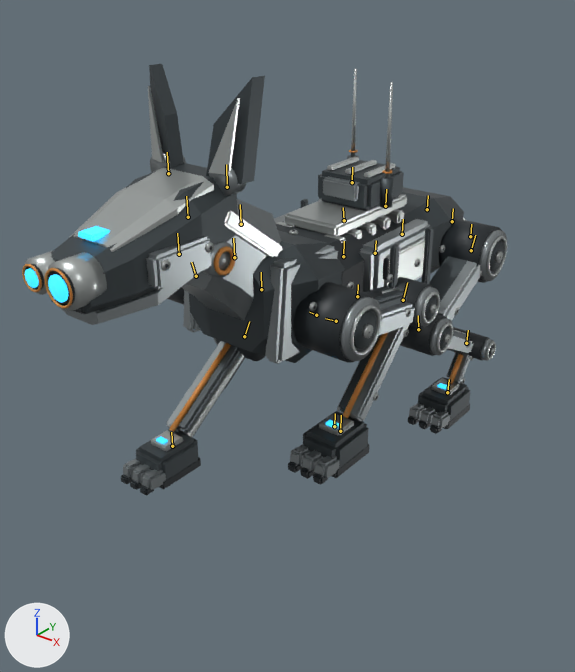
One commit to the Blender file source/blender/a6-reckon-k9.blend: the scene before it, then after it.
One viewpoint serves both versions: a 50 mm lens placed at (0.893, -1.29, 0.99), pointed at (-0.036, -0.129, 0.27). The lights are fixed; the arrows at lower left show +X, +Y and +Z. The picture after the commit comes second. Both versions are drawn at frame 57 of the action 'Run_Cycle'; the numbers are the values there. The bones that bend it are drawn over the model as lines.

Objects in the first picture: 'RECKON_SKIN'.
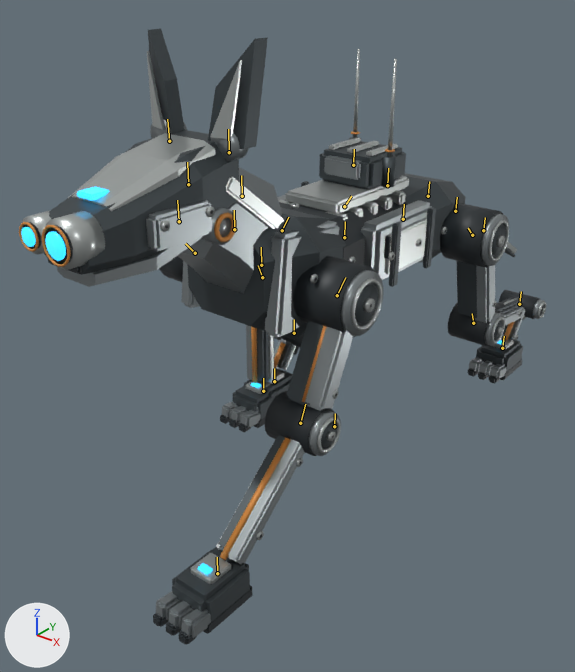
The edits, one by one:
Bone 'BODY' (bone_body) moves from (0.0, -0.121, 0.0) to (0.0, -0.085, 0.0).
Bone 'BODY' (bone_body) turns from (1, 0, 0) to (-1, 0, 0) degrees about its own x, y and z.
Bone 'EAR_R' (bone_ear_r) turns from (-2, 0, 0) to (1, 0, 0) degrees about its own x, y and z.
Bone 'UPPER_FL' (bone_upper_fl) turns from (62, 0, 0) to (-43, 0, 0) degrees about its own x, y and z.
Bone 'LOWER_FL' (bone_lower_fl) turns from (-84, 0, 0) to (18, 0, 0) degrees about its own x, y and z.
Bone 'PAW_FL' (bone_paw_fl) turns from (20, 0, 0) to (25, 0, 0) degrees about its own x, y and z.
Bone 'UPPER_FR' (bone_upper_fr) turns from (18, 0, 0) to (43, 0, 0) degrees about its own x, y and z.
Bone 'LOWER_FR' (bone_lower_fr) turns from (-48, 0, 0) to (-18, 0, 0) degrees about its own x, y and z.
Bone 'PAW_FR' (bone_paw_fr) turns from (30, 0, 0) to (-25, 0, 0) degrees about its own x, y and z.
Bone 'TAIL_1' (bone_tail_1) turns from (0, -4, 0) to (0, -8, 0) degrees about its own x, y and z.
Bone 'TAIL_2' (bone_tail_2) turns from (0, 3, 0) to (0, -9, 0) degrees about its own x, y and z.
Bone 'TAIL_3' (bone_tail_3) turns from (0, 8, 0) to (0, -6, 0) degrees about its own x, y and z.
Bone 'UPPER_HL' (bone_upper_hl) turns from (-27, 0, 0) to (50, 0, 0) degrees about its own x, y and z.
Bone 'LOWER_HL' (bone_lower_hl) turns from (36, 0, 0) to (-21, 0, 0) degrees about its own x, y and z.
Bone 'HOCK_HL' (bone_hock_hl) turns from (-10, 0, 0) to (-29, 0, 0) degrees about its own x, y and z.
Bone 'UPPER_HR' (bone_upper_hr) turns from (9, 0, 0) to (-54, 0, 0) degrees about its own x, y and z.
Bone 'LOWER_HR' (bone_lower_hr) turns from (47, 0, 0) to (12, 0, 0) degrees about its own x, y and z.
Bone 'HOCK_HR' (bone_hock_hr) turns from (-57, 0, 0) to (43, 0, 0) degrees about its own x, y and z.

Location of each change, [x1, y1, x2, y2] in pixels of the pictures (575 x 672 px):
'RECKON_SKIN', posed (9% wider, 42% taller)
    before: [22, 64, 507, 496]
    after: [19, 29, 546, 645]
bone 'BODY', root to tip
    before: (402, 234) to (403, 219)
    after: (403, 219) to (404, 204)
bone 'EAR_R', root to tip
    before: (168, 173) to (167, 152)
    after: (169, 141) to (167, 119)
bone 'UPPER_FL', root to tip
    before: (336, 321) to (325, 318)
    after: (337, 295) to (345, 277)
bone 'LOWER_FL', root to tip
    before: (403, 300) to (407, 282)
    after: (300, 423) to (305, 404)
bone 'PAW_FL', root to tip
    before: (340, 431) to (341, 415)
    after: (217, 573) to (217, 557)
bone 'UPPER_FR', root to tip
    before: (196, 276) to (191, 262)
    after: (195, 253) to (185, 243)
bone 'LOWER_FR', root to tip
    before: (244, 336) to (249, 321)
    after: (262, 277) to (258, 265)
bone 'PAW_FR', root to tip
    before: (172, 446) to (171, 432)
    after: (263, 391) to (263, 378)
bone 'TAIL_1', root to tip
    before: (427, 209) to (428, 195)
    after: (428, 196) to (429, 181)
bone 'TAIL_2', root to tip
    before: (452, 221) to (453, 208)
    after: (455, 211) to (457, 197)
bone 'TAIL_3', root to tip
    before: (470, 236) to (471, 224)
    after: (483, 230) to (485, 217)
bone 'UPPER_HL', root to tip
    before: (471, 250) to (475, 235)
    after: (472, 235) to (468, 228)
bone 'LOWER_HL', root to tip
    before: (418, 329) to (418, 315)
    after: (473, 323) to (472, 313)
bone 'HOCK_HL', root to tip
    before: (466, 343) to (468, 330)
    after: (519, 304) to (521, 291)
bone 'UPPER_HR', root to tip
    before: (344, 220) to (343, 207)
    after: (344, 206) to (351, 196)
bone 'LOWER_HR', root to tip
    before: (316, 315) to (309, 312)
    after: (282, 230) to (288, 217)
bone 'HOCK_HR', root to tip
    before: (375, 253) to (376, 240)
    after: (294, 333) to (294, 319)
